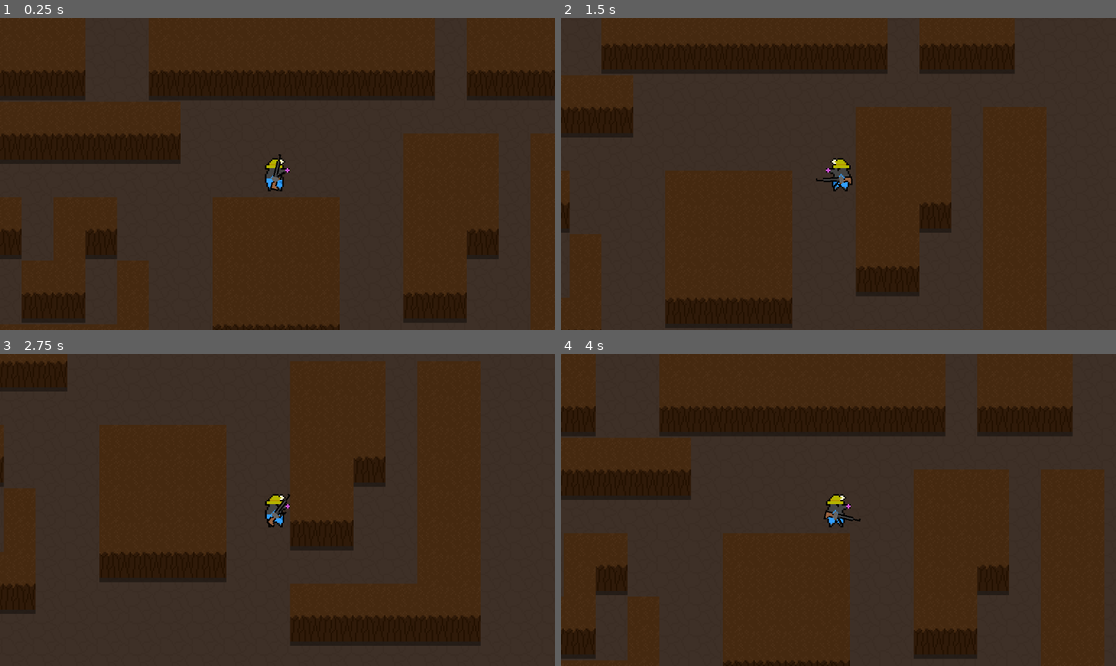
Above: before the commit, frames 1-4 (two rows, left to right).
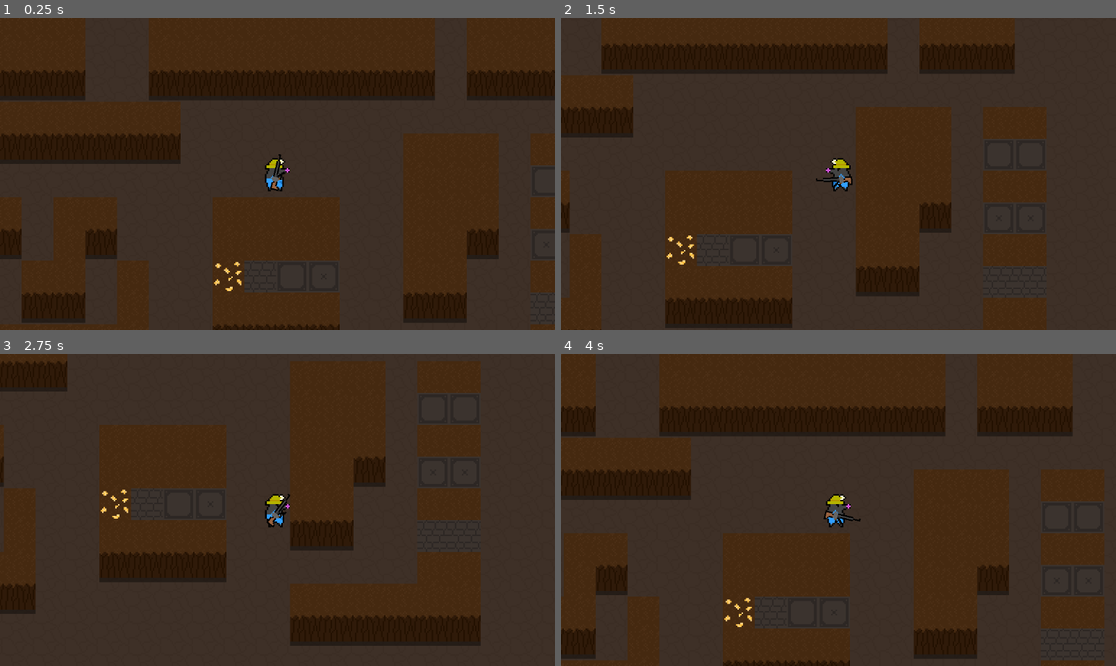
Above: after the commit, the same moments.

Repository: Jakllp/Gerda
Game: Godot game, scene res://resources/levels/level.tscn
Two runs of this game, one before a commit and one after it. Both use one fixed random seed, a clock stepped at 60 frames per second and the inputs below. The engine's default icon, where the game draws it, is replaced by a stand-in: a white triangle on a blue panel in a dark square.
Inputs (mouse positions are in pixels of both pictures, inside the frame that each line leads up to):
- Up to frame 1 (0.25 s): no input
- Up to frame 2 (1.5 s): tap Enter at 0.5 s; move the mouse to (838, 180) at 0.52 s; hold D (right) 0.53-1.28 s; click (838, 180) at 0.6 s; move the mouse to (727, 189) at 1.27 s; hold S (down) from 1.28 s (still down); right-click (727, 189) at 1.35 s
- Up to frame 3 (2.75 s): move the mouse to (333, 441) at 2.02 s; release S (down) at 2.03 s; hold D (right) from 2.03 s (still down); click (333, 441) at 2.1 s
- Up to frame 4 (4 s): tap Space at 2.75 s; move the mouse to (810, 572) at 2.77 s; release D (right) at 2.78 s; hold W (up) 2.78-3.53 s; right-click (810, 572) at 2.85 s; move the mouse to (1005, 556) at 3.52 s; hold A (left) from 3.53 s (still down); click (1005, 556) at 3.6 s

The runs differ from the first frame. In frame 1, 2.3% of the frame differs, in the area x 38-100%, y 47-98%; in frame 2, 3.7%; in frame 3, 3.8%; in frame 4, 3.8%, in the area x 29-98%, y 47-98%.

Commit message:
Damage overlay and tile-management #9

Diff:
--- a/resources/components/miningComponent.gd
+++ b/resources/components/miningComponent.gd
@@ -28,10 +28,10 @@
 		print("\n")
 
 		#Sometimes this update and the cell breaking don't align properly
-		if(map.get_cell_tile_data(1, cell) == null):
+		if(map.get_cell_tile_data(map.get("block_layer"), cell) == null):
 			return
 
-		var cell_hardness = map.get_cell_tile_data(1, cell).get_custom_data("hardness")
+		var cell_hardness = map.get_cell_tile_data(map.get("block_layer"), cell).get_custom_data("hardness")
 		# These cells are impossible to mine
 		if cell_hardness == -1:
 			return
@@ -40,4 +40,4 @@
 		if(map.damage_cell(cell, delta * mining_speed)):
 			# In this case we actually destroyed an ore
 			# TODO implement ore logic
-			pass
+			print("ORE")
--- a/resources/levels/TileMap.gd
+++ b/resources/levels/TileMap.gd
@@ -4,9 +4,9 @@
 # Damage-Map -> Stores the remaining hardness of cells
 var remaining_hardness_dict = {}
 
-# Set's the layers
+# The layers
 var ground_layer := 0
-var minable_layer := 1
+var block_layer := 1
 var mine_overlay_layer := 2
 
 # The mine-overlay-atlas
@@ -26,22 +26,42 @@
 
 
 # Logic of damaging cells
-func damage_cell(cell: Vector2i, damage: float) -> void:
+func damage_cell(cell: Vector2i, damage: float) -> bool:
+		var was_ore :bool
+
 		if remaining_hardness_dict.has(cell):
 			# We know the cell -> Further reduce damage
 			remaining_hardness_dict[cell] = remaining_hardness_dict[cell] - damage
 		else:
 			# Unknown cell -> New Entry
-			remaining_hardness_dict[cell] = self.get_cell_tile_data(minable_layer, cell).get_custom_data("hardness") - damage
+			remaining_hardness_dict[cell] = self.get_cell_tile_data(block_layer, cell).get_custom_data("hardness") - damage
 		self.mine_overlay(cell)
-		# Remove the tile when done
+
+		var attached_cell = null
+		# Gotta check if cell itself is a wall
+		if self.get_cell_atlas_coords(block_layer,cell,false).y == 1:
+			attached_cell = self.get_neighbor_cell(cell,TileSet.CELL_NEIGHBOR_TOP_SIDE)
+		# Same goes for it being the top of a wall
+		if self.get_cell_atlas_coords(block_layer,self.get_neighbor_cell(cell,TileSet.CELL_NEIGHBOR_BOTTOM_SIDE),false).y == 1:
+			attached_cell = self.get_neighbor_cell(cell,TileSet.CELL_NEIGHBOR_BOTTOM_SIDE)
+		if attached_cell != null:
+			remaining_hardness_dict[attached_cell] = remaining_hardness_dict[cell]
+			self.mine_overlay(attached_cell)
+
+		# Remove the tile when it's destroyed
 		if remaining_hardness_dict[cell] < 0:
-			self.clear_cell(cell)
+			was_ore = self.get_cell_tile_data(block_layer, cell).get_custom_data("is_ore")
+			self.clear_cell(cell, attached_cell)
+		return was_ore
 
 
 # Puts an overlay on the specified cell
 func mine_overlay(cell: Vector2i) -> void:
-	var percent = 1 - remaining_hardness_dict[cell] / self.get_cell_tile_data(minable_layer, cell).get_custom_data("hardness")
+	# Sometimes this function get's called out of sync...
+	if(self.get_cell_tile_data(block_layer, cell) == null):
+			return
+
+	var percent = 1 - remaining_hardness_dict[cell] / self.get_cell_tile_data(block_layer, cell).get_custom_data("hardness")
 	if percent < 0.25:
 		self.set_cell(mine_overlay_layer,cell,mine_overlay_atlas, Vector2i(0,0), 0)
 		return
@@ -56,9 +76,65 @@
 		return
 
 
-# Clears the cell - TODO also implement stuff like setting it to wall etc
-func clear_cell(cell: Vector2i) -> void:
-	self.erase_cell(mine_overlay_layer, cell)
-	remaining_hardness_dict.erase(cell)
-	self.erase_cell(minable_layer, cell)
-	self.set_cell(ground_layer, cell, 2, Vector2i(0,0), 0)
+# Clears the cell - TODO NAV-UPDATES
+func clear_cell(cell: Vector2i, attached_cell) -> void:
+	# If it's just a random Block
+	# TODO Nav-updates!
+	if(attached_cell == null):
+		# Gotta check for layer ontop
+		var top_cell = self.get_neighbor_cell(cell, TileSet.CELL_NEIGHBOR_TOP_SIDE)
+		if self.get_cell_source_id(block_layer, top_cell, false) != -1:
+			# There's something on top of it -> let's see if it is a top or a wall
+			if self.get_cell_atlas_coords(block_layer,top_cell,false).y == 0:
+				# It's a top -> Gotta make a wall
+				self.erase_cell(mine_overlay_layer, cell)
+				remaining_hardness_dict.erase(cell)
+				# Get the x-atlas-coords of the cell ABOVE the top_cell -> we need the correct wall
+				var top_atlas_coords_x = self.get_cell_atlas_coords(block_layer,self.get_neighbor_cell(cell, TileSet.CELL_NEIGHBOR_TOP_SIDE),false).x
+				self.set_cell(block_layer, cell, block_atlas,Vector2i(top_atlas_coords_x,1), 0)
+				self.set_cell(ground_layer, cell, ground_atlas,Vector2i(0,0), 0)
+				return
+
+		# Nothing on top of it/it's a wall -> delete it
+		self.erase_cell(mine_overlay_layer, cell)
+		remaining_hardness_dict.erase(cell)
+		self.erase_cell(block_layer, cell)
+		self.set_cell(ground_layer, cell, 2, Vector2i(0,0), 0)
+
+
+	# We have a wall!
+	else:
+		var top_cell :Vector2i
+		var wall_cell :Vector2i
+		if attached_cell.y > cell.y:
+			top_cell = cell
+			wall_cell = attached_cell
+		else:
+			top_cell = attached_cell
+			wall_cell = cell
+
+		# Handle Wall-Cell
+		self.erase_cell(mine_overlay_layer, wall_cell)
+		remaining_hardness_dict.erase(wall_cell)
+		self.erase_cell(block_layer, wall_cell)
+		self.set_cell(ground_layer, wall_cell, ground_atlas,Vector2i(0,0), 0)
+
+		# Handle Top-Cell aka make it a Wall IF there is another cell above it and it's NOT a wall
+		var top_top_cell = self.get_neighbor_cell(top_cell, TileSet.CELL_NEIGHBOR_TOP_SIDE)
+		if self.get_cell_source_id(block_layer, top_top_cell, false) != -1:
+			# There's something on top of it -> let's see if it is a top or a wall
+			if self.get_cell_atlas_coords(block_layer,top_top_cell,false).y == 0:
+				# It's NOT a wall!
+				self.erase_cell(mine_overlay_layer, top_cell)
+				remaining_hardness_dict.erase(top_cell)
+				# Get the x-atlas-coords of the cell ABOVE the top_cell -> we need the correct wall
+				var top_atlas_coords_x = self.get_cell_atlas_coords(block_layer,self.get_neighbor_cell(top_cell, TileSet.CELL_NEIGHBOR_TOP_SIDE),false).x
+				self.set_cell(block_layer, top_cell, block_atlas,Vector2i(top_atlas_coords_x,1), 0)
+				self.set_cell(ground_layer, top_cell, ground_atlas,Vector2i(0,0), 0)
+				return
+
+		# Nothing/wall on top of it -> delete it
+		self.erase_cell(mine_overlay_layer, top_cell)
+		remaining_hardness_dict.erase(top_cell)
+		self.erase_cell(block_layer, top_cell)
+		self.set_cell(ground_layer, top_cell, ground_atlas,Vector2i(0,0), 0)
--- a/resources/levels/level.tscn
+++ b/resources/levels/level.tscn
@@ -15,7 +15,7 @@
 0:0/0/physics_layer_0/polygon_0/points = PackedVector2Array(-11, 0, 11, 0, 11, 11, -11, 11)
 0:0/0/physics_layer_1/linear_velocity = Vector2(0, 0)
 0:0/0/physics_layer_1/angular_velocity = 0.0
-0:0/0/physics_layer_1/polygon_0/points = PackedVector2Array(-11, -11, 11, -11, 11, 11, -11, 11)
+0:0/0/physics_layer_1/polygon_0/points = PackedVector2Array(11, 16.5, 11, -6, -11, -6, -11, 16.5)
 0:0/0/custom_data_0 = 4
 1:0/0 = 0
 1:0/0/physics_layer_0/linear_velocity = Vector2(0, 0)
@@ -23,15 +23,15 @@
 1:0/0/physics_layer_0/polygon_0/points = PackedVector2Array(11, 0, -11, 0, -11, 11, 11, 11)
 1:0/0/physics_layer_1/linear_velocity = Vector2(0, 0)
 1:0/0/physics_layer_1/angular_velocity = 0.0
-1:0/0/physics_layer_1/polygon_0/points = PackedVector2Array(-11, -11, 11, -11, 11, 11, -11, 11)
+1:0/0/physics_layer_1/polygon_0/points = PackedVector2Array(11, 16.5, 11, -6, -11, -6, -11, 16.5)
 1:0/0/custom_data_0 = 6
+1:0/0/custom_data_1 = true
 2:0/0 = 0
 2:0/0/physics_layer_0/linear_velocity = Vector2(0, 0)
 2:0/0/physics_layer_0/angular_velocity = 0.0
 2:0/0/physics_layer_0/polygon_0/points = PackedVector2Array(-11, 0, 11, 0, 11, 11, -11, 11)
 2:0/0/physics_layer_1/linear_velocity = Vector2(0, 0)
 2:0/0/physics_layer_1/angular_velocity = 0.0
-2:0/0/physics_layer_1/polygon_0/points = PackedVector2Array(-11, -11, 11, -11, 11, 11, -11, 11)
 2:0/0/custom_data_0 = -1
 3:0/0 = 0
 3:0/0/physics_layer_0/linear_velocity = Vector2(0, 0)
@@ -39,7 +39,6 @@
 3:0/0/physics_layer_0/polygon_0/points = PackedVector2Array(-11, 0, 11, 0, 11, 11, -11, 11)
 3:0/0/physics_layer_1/linear_velocity = Vector2(0, 0)
 3:0/0/physics_layer_1/angular_velocity = 0.0
-3:0/0/physics_layer_1/polygon_0/points = PackedVector2Array(-11, -11, 11, -11, 11, 11, -11, 11)
 3:0/0/custom_data_0 = -1
 4:0/0 = 0
 4:0/0/physics_layer_0/linear_velocity = Vector2(0, 0)
@@ -47,7 +46,6 @@
 4:0/0/physics_layer_0/polygon_0/points = PackedVector2Array(-11, 0, 11, 0, 11, 11, -11, 11)
 4:0/0/physics_layer_1/linear_velocity = Vector2(0, 0)
 4:0/0/physics_layer_1/angular_velocity = 0.0
-4:0/0/physics_layer_1/polygon_0/points = PackedVector2Array(-11, -11, 11, -11, 11, 11, -11, 11)
 4:0/0/custom_data_0 = -1
 4:1/0 = 0
 4:1/0/z_index = -1
@@ -56,7 +54,6 @@
 4:1/0/physics_layer_0/polygon_0/points = PackedVector2Array(-11, -11, 11, -11, 11, 0, -11, 0)
 4:1/0/physics_layer_1/linear_velocity = Vector2(0, 0)
 4:1/0/physics_layer_1/angular_velocity = 0.0
-4:1/0/physics_layer_1/polygon_0/points = PackedVector2Array(-11, -11, 11, -11, 11, 7, -11, 7)
 4:1/0/custom_data_0 = -1
 3:1/0 = 0
 3:1/0/z_index = -1
@@ -65,7 +62,6 @@
 3:1/0/physics_layer_0/polygon_0/points = PackedVector2Array(-11, -11, 11, -11, 11, 0, -11, 0)
 3:1/0/physics_layer_1/linear_velocity = Vector2(0, 0)
 3:1/0/physics_layer_1/angular_velocity = 0.0
-3:1/0/physics_layer_1/polygon_0/points = PackedVector2Array(-11, -11, 11, -11, 11, 7, -11, 7)
 3:1/0/custom_data_0 = -1
 2:1/0 = 0
 2:1/0/z_index = -1
@@ -74,7 +70,6 @@
 2:1/0/physics_layer_0/polygon_0/points = PackedVector2Array(-11, -11, 11, -11, 11, 0, -11, 0)
 2:1/0/physics_layer_1/linear_velocity = Vector2(0, 0)
 2:1/0/physics_layer_1/angular_velocity = 0.0
-2:1/0/physics_layer_1/polygon_0/points = PackedVector2Array(-11, -11, 11, -11, 11, 7, -11, 7)
 2:1/0/custom_data_0 = -1
 1:1/0 = 0
 1:1/0/z_index = -1
@@ -85,6 +80,7 @@
 1:1/0/physics_layer_1/angular_velocity = 0.0
 1:1/0/physics_layer_1/polygon_0/points = PackedVector2Array(-11, -11, 11, -11, 11, 7, -11, 7)
 1:1/0/custom_data_0 = 6
+1:1/0/custom_data_1 = true
 0:1/0 = 0
 0:1/0/z_index = -1
 0:1/0/physics_layer_0/linear_velocity = Vector2(0, 0)
@@ -136,6 +132,8 @@
 physics_layer_1/collision_mask = 0
 custom_data_layer_0/name = "hardness"
 custom_data_layer_0/type = 2
+custom_data_layer_1/name = "is_ore"
+custom_data_layer_1/type = 1
 sources/0 = SubResource("TileSetAtlasSource_pxkrx")
 sources/2 = SubResource("TileSetAtlasSource_yk7ub")
 sources/1 = SubResource("TileSetAtlasSource_0ey7l")
@@ -149,13 +147,13 @@
 format = 2
 layer_0/name = "ground"
 layer_0/tile_data = PackedInt32Array(-851992, 2, 0, -786456, 2, 0, -720920, 2, 0, -655384, 2, 0, -589848, 2, 0, -524312 …(22958 unchanged characters)…
-layer_1/name = "mineable"
+layer_1/name = "blocks"
 layer_1/enabled = true
 layer_1/modulate = Color(1, 1, 1, 1)
 layer_1/y_sort_enabled = false
 layer_1/y_sort_origin = 0
 layer_1/z_index = 2
-layer_1/tile_data = PackedInt32Array(524287, 0, 1, 458752, 0 …(808 unchanged characters)…  0, 458762, 0, 0, 458761, 0, 0, 393225, 0, 0, 327689, 0, 0, 262153, 0, 0, 196617, 0, 0, 131081, 0, 0, 65545, 0, 0, 65546, 0, 0, 131082, 0, 0, 196618, 0, 0, 262154, 0, 0, 327690, 0, 0, 393226, 0, 0, 196615, 0, 0, 131079, 0, 0, 65543, 0, 0, 65542, 0, 0, 65541, 0, 0, 131077, 0, 0, 131078, 0, 0, 196613, 0, 0, 262150, 0, 0, 196614, 0, 0, 262149, 0, 0, 327685, 0, 0, 327686, 0, 0, 393218, 0, 0, 393217, 0, 0, 393216, 0, 0, 458751, 0, 0, 393215, 0, 0, 327679, 0, 0, 262144, 0, 0, 327680, 0, 0, 327681, 0, 0, 262145, 0, 0, 262146, 0, 0, 327682, 0, 0, 196610, 0, 0, 196609, 0, 0, 196608, …(1361 unchanged characters)…
+layer_1/tile_data = PackedInt32Array(524287, 0, 1, 458752, 0 …(808 unchanged characters)…  0, 458762, 0, 0, 458761, 0, 0, 393225, 262144, 0, 327689, 0, 0, 262153, 131072, 0, 196617, 0, 0, 131081, 196608, 0, 65545, 0, 0, 65546, 0, 0, 131082, 196608, 0, 196618, 0, 0, 262154, 131072, 0, 327690, 0, 0, 393226, 262144, 0, 196615, 0, 0, 131079, 0, 0, 65543, 0, 0, 65542, 0, 0, 65541, 0, 0, 131077, 0, 0, 131078, 0, 0, 196613, 0, 0, 262150, 0, 0, 196614, 0, 0, 262149, 0, 0, 327685, 0, 0, 327686, 0, 0, 393218, 0, 0, 393217, 0, 0, 393216, 0, 0, 458751, 0, 0, 393215, 65536, 0, 327679, 0, 0, 262144, 0, 0, 327680, 262144, 0, 327681, 196608, 0, 262145, 0, 0, 262146, 0, 0, 327682, 131072, 0, 196610, 0, 0, 196609, 0, 0, 196608, …(1361 unchanged characters)…
 layer_2/name = "miningOverlay"
 layer_2/enabled = true
 layer_2/modulate = Color(1, 1, 1, 1)
